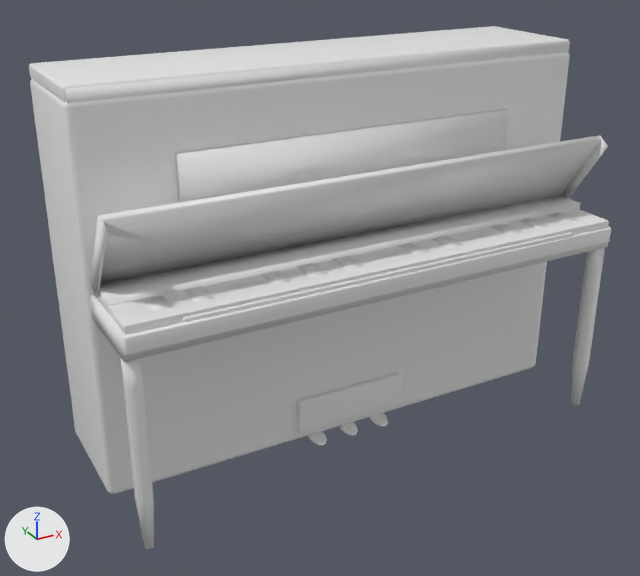
Two versions of the FBX model Assets/3DModels/Final/PianoFinal/Piano_v2.fbx, one commit apart.
Camera for both pictures: a 50 mm lens placed at (-1.36, -1.99, 1.68), pointed at (-0.09, 0.33, 0.52). Every picture has the same lights, and +X, +Y and +Z are marked at lower left. The first picture is the older version. Where no turn or scale is listed for an object, it has been applied to the vertices.

The first picture shows 'Caisse_Principale', 'Pupitre_Support', 'Touche_Blanche_00', 'Touche_Blanche_01', 'Touche_Blanche_02', 'Touche_Blanche_03', 'Touche_Blanche_05', 'Touche_Blanche_06', 'Touche_Blanche_07', 'str', 'structure_basse' and 17 more.
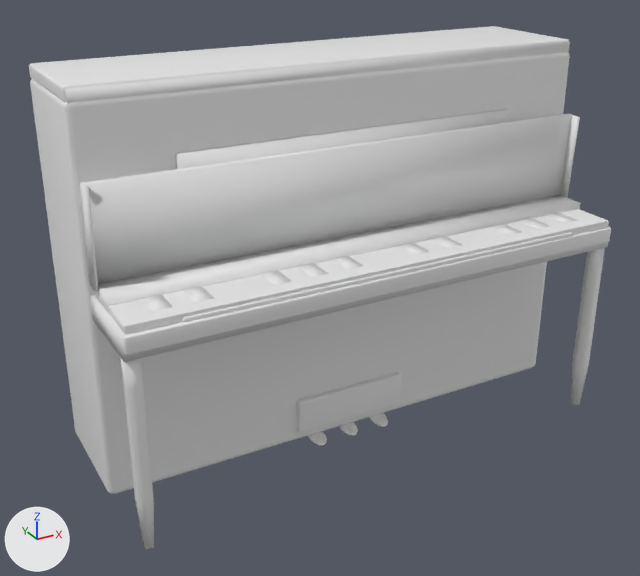
Location of each change, [x1, y1, x2, y2] in pixels of the pictures (640 x 576 px):
'couvercle', added: after [80, 114, 580, 291]
'Pupitre_Support', reshaped (6% narrower, 33% shorter): before [90, 135, 608, 314]; after [94, 195, 580, 314]
part 1 of me_cube_175, deleted: before [561, 135, 608, 198]
part 2 of me_cube_175, deleted: before [90, 136, 601, 284]
part 3 of me_cube_175, deleted: before [90, 218, 107, 297]

What the commit changed:
me_cube_175 is used by ob_pupitre_support; location (0.0, 0.0, 0.0).
me_cube_175 had 32 vertices, 24 faces and spanned x -0.84..0.84, y 0.06..0.27, z 0.67..0.96.
me_cube_175 now has 8 vertices, 6 faces and spans x -0.83..0.83, y 0.14..0.27, z 0.67..0.72.
me_cube_175 part 1: the loose piece of 8 vertices spanning x 0.84, y 0.06..0.26, z 0.69..0.96 is deleted.
me_cube_175 part 2: the loose piece of 8 vertices spanning x -0.84..0.84, y 0.08..0.26, z 0.71..0.96 is deleted.
me_cube_175 part 3: the loose piece of 8 vertices spanning x -0.84..-0.83, y 0.06..0.26, z 0.69..0.96 is deleted.
Mesh me_cube_016 is new.
It has 24 vertices, 18 faces and spans x -0.84..0.84, y -0.06..0.01, z 0.0..0.29.
It uses material mat_material (white #e7e7e7).
Object 'couvercle' (ob_couvercle) is new; it shows me_cube_016.
Its location is (0.0, 0.254, 0.713).
